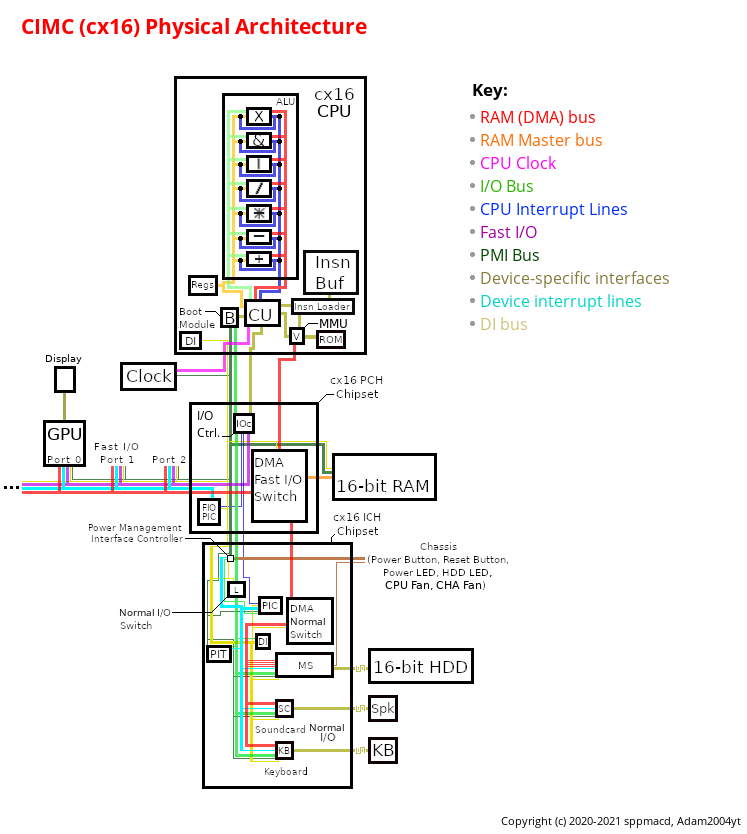
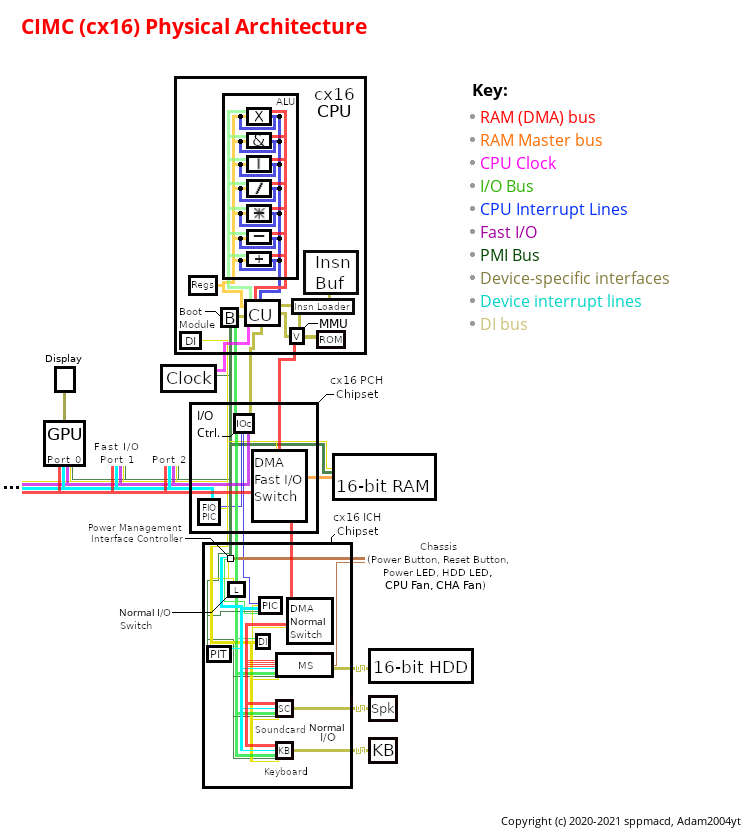
Comparing the layer stacks of the two (747, 834) images. Changes:
painted on "Borders" over [120, 362, 217, 393]
painted on "CLK" over [177, 369, 215, 372]
painted on "PMI" over [177, 375, 215, 376]
